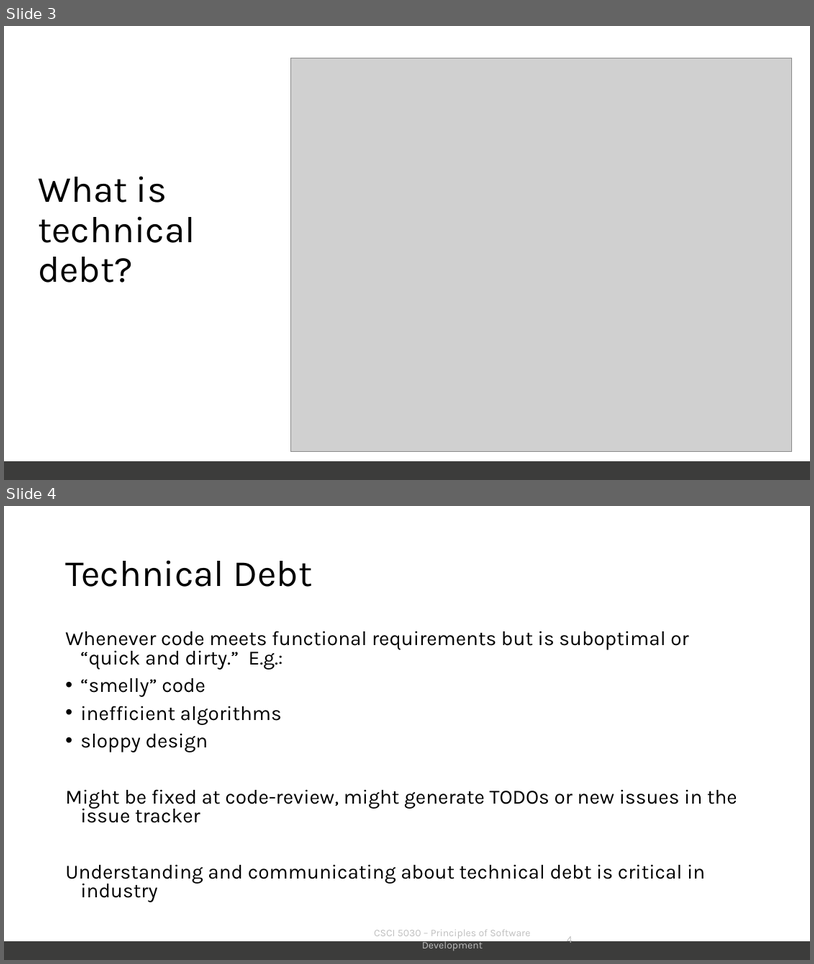
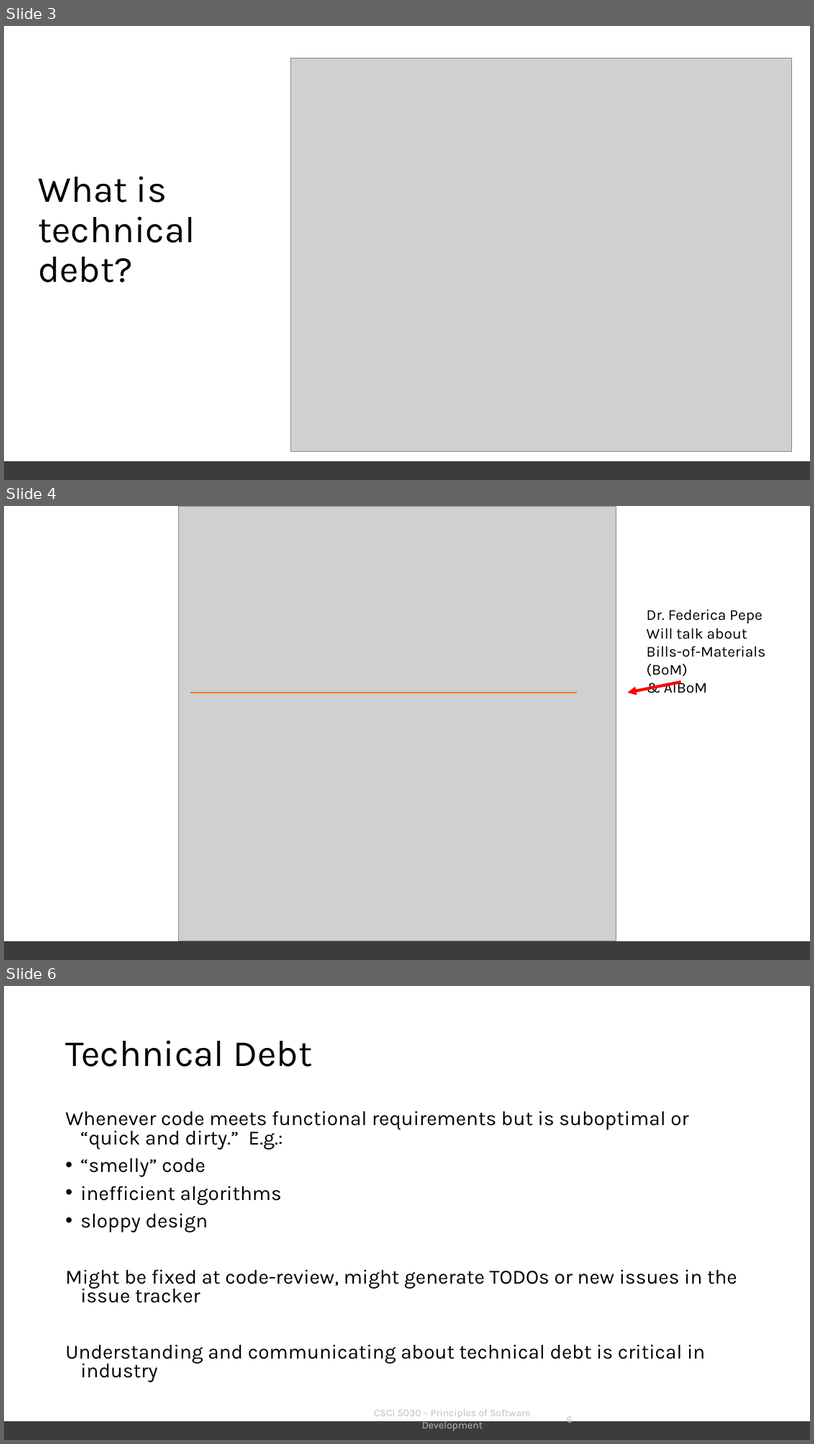
Before and after one commit to SannioEvolution/Material, a slide deck: 11 - Putting it all together, Technical Debt.pptx. Shown one above the other, each under a label of ours: slides 3 and 4 before the commit, slides 3, 4 and 6 after it; the slides between them are not shown. The pictures are 814x964 and 814x1444 pixels, drawn with LibreOffice and Linux fonts; fonts in the diff are those of the drawing; grey boxes stand for pictures. Boxes give left, top, right and bottom in pixels: in the first picture for what was removed or moved away, otherwise in the second. Text is boxed around its words. In the diff, an @@ line names an element or a change of style, - is before the commit and + after.

```diff
--- a/11 - Putting it all together, Technical Debt.pptx
+++ b/11 - Putting it all together, Technical Debt.pptx
@@ slide 4 added at <box>4,506,810,960</box>, background #FFFFFF; not listed: 1 template element that a slide beside it also shows @@
@@ picture added at <box>179,506,617,941</box> @@
@@ text added at <box>647,609,766,676</box>, 18 pt, text #000000 @@
+Dr. Federica Pepe
+Will talk about
+Bills-of-Materials (BoM)
+& AIBoM
@@ line added from (190, 692) to (578, 692), #F97923 1.75 pt @@
@@ arrow added from (682, 682) to (628, 692), #FF0000 3.5 pt @@
@@ what was slide 4 is now slide 6 @@
@@ page number at <box>567,1421,573,1425</box>: text changed @@
-4
+6
```
Also in this commit, not shown: 1 other slide added, 1 other file.
